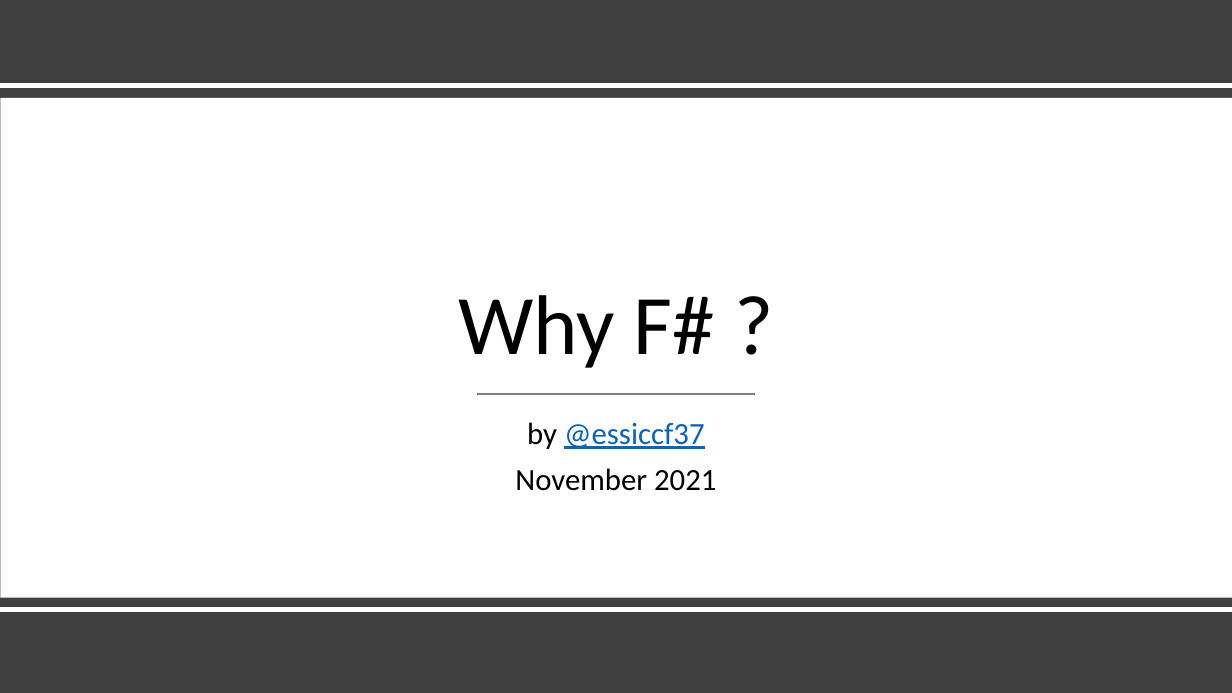
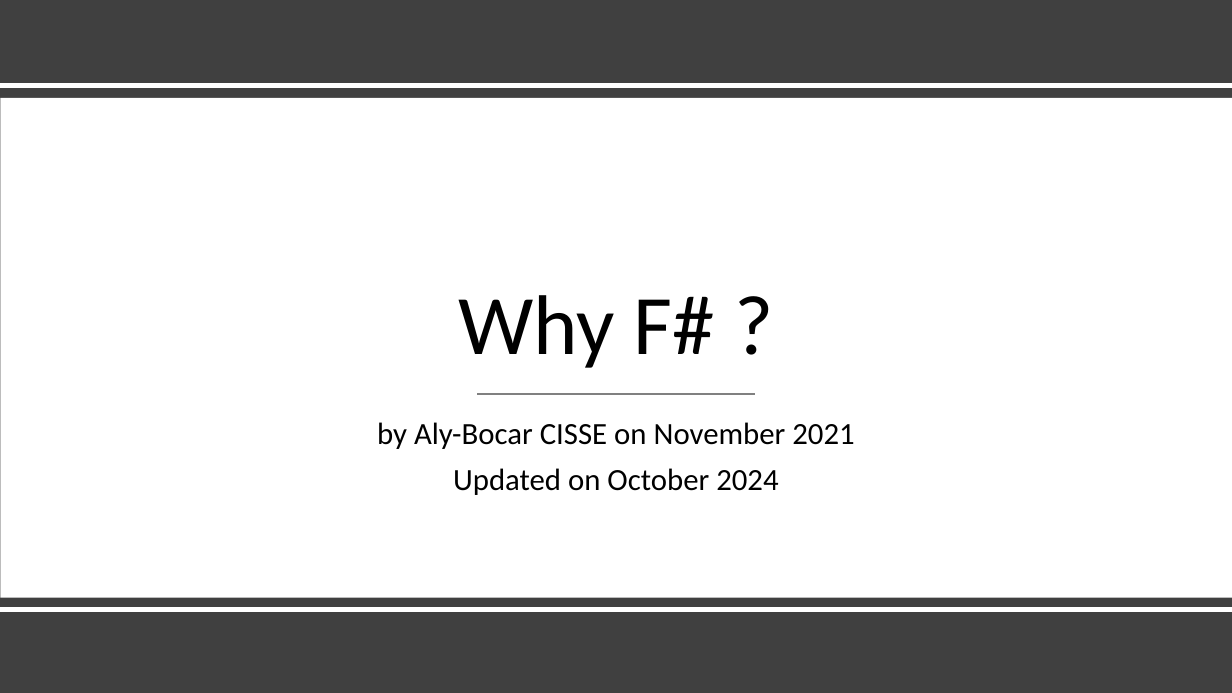
Before and after one commit to essic/prez-why-fsharp, a slide deck: slide 1 of WhyFSharp.pptx. Drawn at 1232x693 pixels with LibreOffice and Linux fonts; fonts in the diff are those of the drawing. Boxes give left, top, right and bottom in pixels: in the first picture for what was removed or moved away, otherwise in the second. Text is boxed around its words. In the diff, an @@ line names an element or a change of style, - is before the commit and + after.

```diff
--- a/WhyFSharp.pptx
+++ b/WhyFSharp.pptx
@@ subtitle at bbox=[377, 422, 854, 495]: text changed @@
-by @essiccf37
-November 2021
+by Aly-Bocar CISSE on November 2021
+Updated on October 2024
```
Also in this commit, not shown: 8 other slides changed, 7 slides added.
